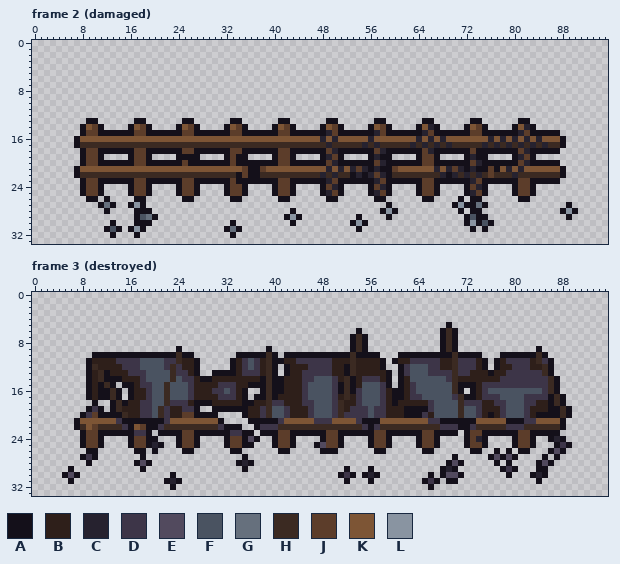
Pixel-art file: art/structures/fence.aseprite. Above, as it was before the edit.
96x34 pixels, 4 frames. Colours within 5 levels of each other are drawn and written as one. Shown: frame 2 (damaged), frame 3 (destroyed). The commit also changed other frames, which this record leaves out.
Palette (. is transparent): A #14101a  B #2e1f1a  C #26222f  D #3d3548  E #524a5e  F #4a5361  G #66707d  H #3b2a22  J #5c3d2a  K #7d5535  L #8994a1
And afterwards:
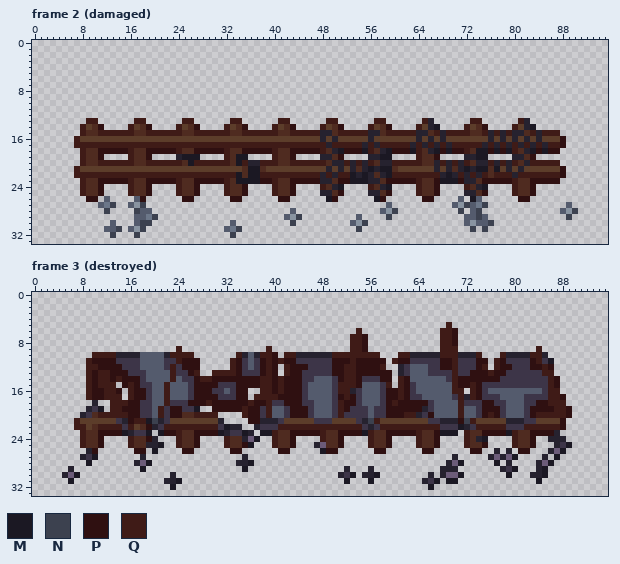
Colours new in this view: M #1b1823  N #3c414f  P #2f1011  Q #3f1b17
Diff:
colour E: #524a5e -> #6c5c79
colour F: #4a5361 -> #545b6d
colour G: #66707d -> #6c7789
colour J: #5c3d2a -> #4f2b20
colour K: #7d5535 -> #5c3d2a
Changed rows in their new state; - is a pixel that keeps its letter.
Frame 2 (damaged):
first column x 7:
13 --QQ------QQ------QQ------QQ------QQ------QQ------QQ------QC------QQ------QC--------
14 -Q--P----Q--P----Q--P----Q--P----Q--P----Q--P----Q--P----Q--M----Q--P----Q--M-------
15 -Q--QQQQQQ--QQQQQQ--QQQQQQ--QQQQQQ--QQQQQC--QQQQQC--QQQQQC--QCQQQQ--QCQCQC--QCQQQ---
16 Q--------------------------------------------------------------------------------P--
17 QQQQQQQQQQQQQQQQQQQQQQQQQQQQQQQQQQQQQQQQQQ-QQQQQ-Q-QQQQQ-Q-Q-Q-QQQQQ-Q-Q-Q-Q-Q-QQP--
18 -Q--PPPPPQ--PPPPPQ--PPPPPQ--PPPPPQ--PPPPPQ--MPPPMQ--MPPPMQ--MPMPPQ-MMPMPMQ--MPMPP---
19 -Q--P----Q--P----CMMM----Q-MM----Q--P----C--P----C-MM----Q--P----C-MM----C--P-------
20 -Q--QQQQQQ--QQQQQQ-MQQQQQQ-MQCCQQQ--QQQQQQ--CQCQCQ--CQQQQQ--CQCQCQ--CQCQCQ--QQQQQ---
21 Q----------------------------MM------------------M-MM------------M-MM-M----------P--
22 QQQQQQQQQQQQQQQQQQQQQQQQQQQM-MMQQQQQQQQQQ-Q-QQM-M---MQQQQQQQQ-M-Q-Q-Q-QQQ-QQQQQQQP--
23 -Q--PPPPPQ--PPPPPQ--PPPPPQ-MMMMPPQ--PPPPPC--PPMMMC--PPPPPQ--PMMMPC--PPPPPQ--PPPPP---
24 -Q--P----Q--P----Q--P----Q--P----Q--P----Q--M----Q--M----Q--P----Q--M----Q--P-------
25 -Q--P----Q--P----Q--P----Q--P----Q--P----C--P----C--P----Q--P----C--P----Q--P-------
26 --PP-F----FP------PP------PP------PP------MP------MP------PP----F-MF------PP--------
27 ----F-N--F-N----------------------------------------F----------F-NF-N-------------F-
28 -----N----NFF-----------------------F--------------F-N----------N-FN-------------F-N
29 ----------F--N---------------------F-N---------F----N------------F-NF-------------N-
30 ------F---FNN-------------F---------N---------F-N----------------F-F-N--------------
31 -----F-N-F-N-------------F-N-------------------N------------------N-N---------------
32 ------N---N---------------N---------------------------------------------------------
Frame 3 (destroyed):
first column x 5:
 5 ----------------------------------------------------------------Q--------------------
 6 -------------------------------------------------Q-------------QQP-------------------
 7 ------------------------------------------------QQP------------QQP-------------------
 8 ------------------------------------------------QQP------------QQP-------------------
 9 -------------------Q--------------Q-------------QQP------------QQQ-------------Q-----
10 -----QQQQCCCCFFFFCQQQQ-------QCFCQQP-QQCCCCCCQQQQQQQQ---QQCCCCCQQQCCCQ---QCCCCQQC----
11 ----QPPPP----------QPPP-----QP---PQPQPP------PPPQPPPPP-QPP-----PPQ---PP-QP----PQ-M---
12 ----QQPPPP--------Q-PPP-----QP---PQP-QPPP----PPQQPPPPQ--C------PPQ---PQ-QPP---PPQP---
13 ----QPQQPPP-------Q--PQ--QQQQP---PQP-QPP-----PPQQPPPPPP-C--------Q--PPPQPP------QQ---
14 ----QPQQPQPPP-----Q---PQQPPPPPPPPQQPQPPP------PQQP---PP-QP-------QPPPPPPP--------QP--
15 ----QPQQQ-PQP----Q----PPPP---PPPPQQPQPPP------QQQP----Q-QP-------QPPQP-----------QP--
16 ----QPPQQP-QPP---Q----PPP----PP--QQPQPPP------QQC-----PPQP-------QQ-QP-----------QQ--
17 ----QPPQQQ-QPP---Q----PPPP---PP-QQQQPPPP------PQP-----PPQP--------QCQP-----------QQP-
18 -----C--QQQPP----Q---PPPQPPPPPPQPPQ--PPP------QPP-----PQPPPPP-----Q---PP-------PPQQQ-
19 ----C-M-QQPPP---Q-PP--M--PPPPPQPP-Q---PPP-----QP------PPPPPPC-----Q---PPP-----PPPPQQP
20 ---C--QQQQQPP---Q-PP--QQQQ----QPP-Q---PPP-----Q-------PPPQQC-P----Q---PQP-----PQQQQQP
21 --Q-------CPQQMNC---------C----PPCCC--------------CNQ----------CCCPNQ-----CCC------P-
22 --QQ--QQQQ-Q--PC-QQQQQQQQQ-MCC--C---QQQQQQQQQQQQQQ-C-QQQQQQQQQQ---MC-QQQQQ---QQQQQQP-
23 ---Q--PPPPMC--M-MPPQ--PPPPMC--MC-MMQ--PPPPPQ--PPPPMQ--PPPPPQ--PMMM-Q--PPPPMQ--PPPPC--
24 ---Q--P----Q--PC---Q--P----Q--C-M--Q--P----Q--P----Q--P----Q--P----Q--M----Q--P--C-C-
25 ---Q--P----Q--C-M--Q--P----Q--PM---Q--P---C---P----Q--P----Q--P----Q--P----Q--P---C-M
26 ----CP------PP-M----PP------PP------PP-----MPP------PP------PP------PP--C-C-PP---C-M-
27 ---C-M-------C----------------C----------------------------------C-----C-C-M----C-M--
28 ----M-------C-M--------------C-M--------------------------------C-M-----M-C----C-M---
29 -C-----------M----------------M----------------C---C-----------C-C-------C-M---CM----
30 C-M---------------C---------------------------C-M-C-M--------C-C--M-------M---C-M----
31 -M---------------C-M---------------------------M---M--------C-M-MM-------------M-----
32 ------------------M------------------------------------------M-----------------------
Boxes around the changes in both pictures, in picture pixels (x1, y1, x2, y2):
changed: (74, 118, 578, 238)
changed: (62, 322, 572, 490)
